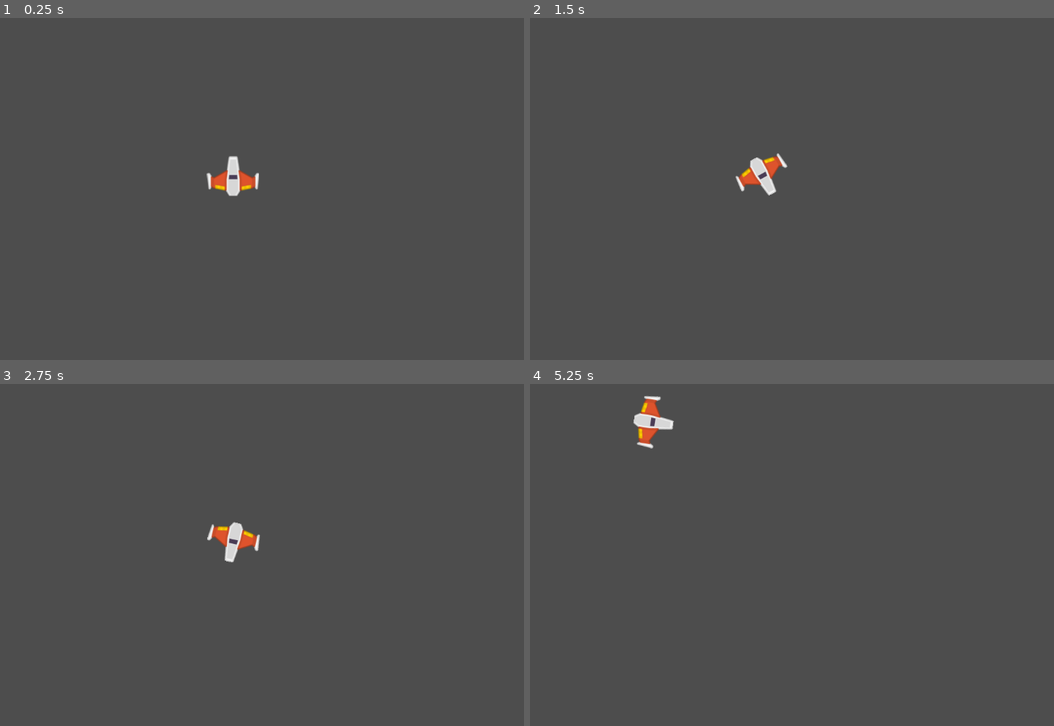
Above: before the commit, frames 1-4 (two rows, left to right).
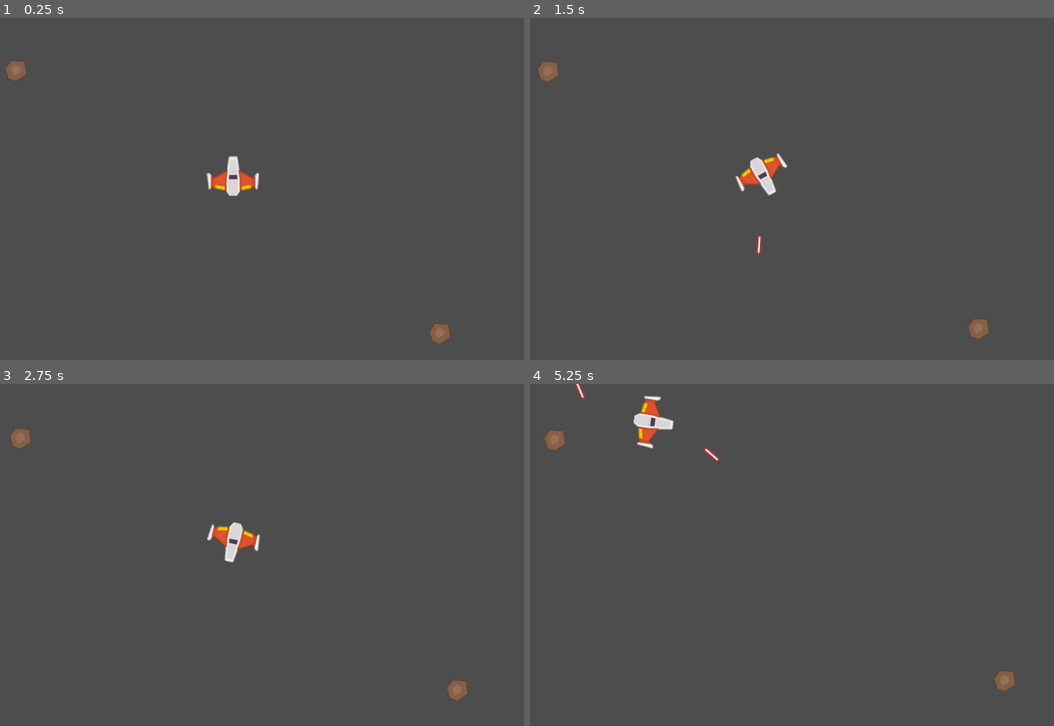
Above: after the commit, the same moments.

Repository: Clefarm/Space-Shooter
Game: Godot game, scene res://game.tscn
The game is run twice, just before and just after one commit, with the same random seed, the same clock (stepped at 60 frames per second) and the same inputs.
Inputs:
- Up to frame 1 (0.25 s): no input
- Up to frame 2 (1.5 s): tap Enter at 0.5 s; hold D (Right) 0.53-1.28 s; tap Space (Shoot) at 0.6, 1.35 s; hold A (Left) from 1.28 s (still down)
- Up to frame 3 (2.75 s): release A (Left) at 2.03 s; hold D (Right) from 2.03 s (still down); tap Space (Shoot) at 2.1 s
- Up to frame 4 (5.25 s): release D (Right) at 2.78 s; hold W (Forward) 2.78-3.53 s; tap Space (Shoot) every 0.75 s from 2.85 to 5.1 s; hold A (Left) from 3.53 s (still down)

The runs differ from the first frame. In frame 1, 0.4% of the frame differs, in the area x 1-87%, y 12-96%; in frame 2, 0.4%; in frame 3, 0.4%; in frame 4, 0.5%, in the area x 2-93%, y 0-90%.

Commit message:
Completes part 2

Diff:
--- /dev/null
+++ b/Asteroid/Asteroid.gd
@@ -0,0 +1,12 @@
+extends CharacterBody2D
+
+var initial_speed = 100
+
+func _ready():
+	velocity = Vector2(0,initial_speed*randf()).rotated(2*PI*randf())
+
+
+func _physics_process(_delta):
+	move_and_slide()
+	position.x = wrapf(position.x, 0, 1152)
+	position.y = wrapf(position.y, 0, 648)
--- /dev/null
+++ b/Asteroid/asteroid.tscn
@@ -0,0 +1,13 @@
+[gd_scene load_steps=3 format=3 uid="uid://dj4tc0fsq0r5n"]
+
+[ext_resource type="Script" path="res://Asteroid/Asteroid.gd" id="1_d1tdp"]
+[ext_resource type="Texture2D" uid="uid://bwsllbdl0x627" path="res://Assets/kenney_space-shooter-redux/PNG/Meteors/meteorBrown_med1.png" id="2_kpgy3"]
+
+[node name="Asteroid" type="CharacterBody2D"]
+script = ExtResource("1_d1tdp")
+
+[node name="Sprite2D" type="Sprite2D" parent="."]
+texture = ExtResource("2_kpgy3")
+
+[node name="CollisionPolygon2D" type="CollisionPolygon2D" parent="."]
+polygon = PackedVector2Array(21.5, -17.5, 21.5, 12.5, 8, 21.5, -12.2, 21.5, -16.5, 19.9, -16.5, 18, -21.5, 8.7, -21.5, -10.5, -13.5, -21.2, 19.5, -21.5)
--- /dev/null
+++ b/Player/Bullet.gd
@@ -0,0 +1,24 @@
+extends Area2D
+
+
+var speed = 10.0
+var damage = 1.0
+var velocity = Vector2.ZERO
+
+
+
+func _ready():
+	velocity = Vector2(0,-speed).rotated(rotation)
+
+
+
+func _physics_process(_delta):
+	position = position + velocity
+
+
+func _on_body_entered(_body):
+	queue_free()
+
+
+func _on_timer_timeout():
+	queue_free()
--- a/Player/Player.gd
+++ b/Player/Player.gd
@@ -4,17 +4,35 @@
 var speed = 5
 var max_speed = 400
 var rotate_speed = 0.08
+var nose = Vector2(0,-60)
+var Bullet = load("res://Player/bullet.tscn")
 
-
-func _physics_process(delta):
+func get_input():
+	var to_return = Vector2.ZERO
+	$Exhaust.hide()
+	if Input.is_action_pressed("Forward"):
+		to_return += Vector2(0,-1)
+		$Exhaust.show()
 	if Input.is_action_pressed("Left"):
 		rotation -= rotate_speed
 	if Input.is_action_pressed("Right"):
 		rotation += rotate_speed
-	if Input.is_action_pressed("Forward"):
-		velocity += Vector2(0,-speed).rotated(rotation)
+	return to_return.rotated(rotation)
+
+func _physics_process(_delta):
+	velocity += get_input()*speed
+	velocity = velocity.normalized() * clamp(velocity.length(), 0, max_speed)
 
 	position.x = wrapf(position.x, 0, 1152)
 	position.y = wrapf(position.y, 0, 648)
 	velocity = velocity.normalized() * clamp(velocity.length(), 0, max_speed)
+
 	move_and_slide()
+
+	if Input.is_action_just_pressed("Shoot"):
+		var bullet = Bullet.instantiate()
+		bullet.position = position + nose .rotated(rotation)
+		bullet.rotation = rotation
+		var Effects = get_node_or_null("/root/Game/Effects")
+		if Effects != null:
+			Effects.add_child(bullet)
--- /dev/null
+++ b/Player/bullet.tscn
@@ -0,0 +1,24 @@
+[gd_scene load_steps=4 format=3 uid="uid://c6xn8wd7kh4de"]
+
+[ext_resource type="Script" path="res://Player/Bullet.gd" id="1_0l36g"]
+[ext_resource type="Texture2D" uid="uid://kbqvhjox2rx8" path="res://Assets/kenney_space-shooter-redux/PNG/Lasers/laserRed05.png" id="2_1335m"]
+
+[sub_resource type="CircleShape2D" id="CircleShape2D_ur6ll"]
+radius = 12.0
+
+[node name="Bullet" type="Area2D"]
+script = ExtResource("1_0l36g")
+
+[node name="Sprite2D" type="Sprite2D" parent="."]
+texture = ExtResource("2_1335m")
+
+[node name="CollisionShape2D" type="CollisionShape2D" parent="."]
+shape = SubResource("CircleShape2D_ur6ll")
+
+[node name="Timer" type="Timer" parent="."]
+wait_time = 2.0
+one_shot = true
+autostart = true
+
+[connection signal="body_entered" from="." to="." method="_on_body_entered"]
+[connection signal="timeout" from="Timer" to="." method="_on_timer_timeout"]
--- /dev/null
+++ b/Player/player.tscn
@@ -0,0 +1,21 @@
+[gd_scene load_steps=4 format=3 uid="uid://dtv4x0p1veudh"]
+
+[ext_resource type="Script" path="res://Player/Player.gd" id="1_jrw7k"]
+[ext_resource type="Texture2D" uid="uid://d4hos0mc23r33" path="res://Assets/kenney_space-shooter-redux/PNG/playerShip1_orange.png" id="2_65ff2"]
+[ext_resource type="Texture2D" uid="uid://1jscf1ajfu2p" path="res://Assets/kenney_space-shooter-redux/PNG/Effects/fire16.png" id="3_sxxb5"]
+
+[node name="Player" type="CharacterBody2D"]
+position = Vector2(512, 300)
+script = ExtResource("1_jrw7k")
+metadata/_edit_group_ = true
+
+[node name="Sprite2D" type="Sprite2D" parent="."]
+texture = ExtResource("2_65ff2")
+
+[node name="CollisionPolygon2D" type="CollisionPolygon2D" parent="."]
+polygon = PackedVector2Array(12.5, -34.9, 16.2, -14.5, 17.1, -14.5, 35.8, -2.7, 42.6, -10.5, 49.3, -10.5, 49.5, 24.7, 46.6, 29.5, 42.7, 29.5, 39.7, 26.5, 16.4, 31.2, 11.9, 37.5, -12.2, 37.5, -18.4, 30.5, -22.8, 30.5, -39.8, 25.5, -45.2, 29.8, -47.5, 28.8, -47.5, 27.3, -49.5, 25.3, -49.5, -9.5, -48.9, -9.5, -41.5, -10.9, -41.5, -8.4, -35.9, -3.5, -17.5, -12.8, -12.5, -34.9, -12.5, -37.5, 12.5, -37.5)
+
+[node name="Exhaust" type="Sprite2D" parent="."]
+visible = false
+position = Vector2(0, 50)
+texture = ExtResource("3_sxxb5")
--- a/game.tscn
+++ b/game.tscn
@@ -1,17 +1,18 @@
 [gd_scene load_steps=3 format=3 uid="uid://tbwwy72rb7iq"]
 
-[ext_resource type="Texture2D" uid="uid://d4hos0mc23r33" path="res://Assets/kenney_space-shooter-redux/PNG/playerShip1_orange.png" id="1_dmxcp"]
-[ext_resource type="Script" path="res://Player/Player.gd" id="1_ikda8"]
+[ext_resource type="PackedScene" uid="uid://dtv4x0p1veudh" path="res://Player/player.tscn" id="1_7g3b0"]
+[ext_resource type="PackedScene" uid="uid://dj4tc0fsq0r5n" path="res://Asteroid/asteroid.tscn" id="2_sy77h"]
 
 [node name="Game" type="Node2D"]
 
-[node name="Player" type="CharacterBody2D" parent="."]
-position = Vector2(512, 300)
-script = ExtResource("1_ikda8")
-metadata/_edit_group_ = true
+[node name="Player" parent="." instance=ExtResource("1_7g3b0")]
 
-[node name="Sprite2D" type="Sprite2D" parent="Player"]
-texture = ExtResource("1_dmxcp")
+[node name="Asteroid_Container" type="Node2D" parent="."]
 
-[node name="CollisionPolygon2D" type="CollisionPolygon2D" parent="Player"]
-polygon = PackedVector2Array(12.5, -34.9, 16.2, -14.5, 17.1, -14.5, 35.8, -2.7, 42.6, -10.5, 49.3, -10.5, 49.5, 24.7, 46.6, 29.5, 42.7, 29.5, 39.7, 26.5, 16.4, 31.2, 11.9, 37.5, -12.2, 37.5, -18.4, 30.5, -22.8, 30.5, -39.8, 25.5, -45.2, 29.8, -47.5, 28.8, -47.5, 27.3, -49.5, 25.3, -49.5, -9.5, -48.9, -9.5, -41.5, -10.9, -41.5, -8.4, -35.9, -3.5, -17.5, -12.8, -12.5, -34.9, -12.5, -37.5, 12.5, -37.5)
+[node name="Asteroid" parent="Asteroid_Container" instance=ExtResource("2_sy77h")]
+position = Vector2(100, 100)
+
+[node name="Asteroid2" parent="Asteroid_Container" instance=ExtResource("2_sy77h")]
+position = Vector2(900, 600)
+
+[node name="Effects" type="Node2D" parent="."]
--- a/global.gd
+++ b/global.gd
@@ -1,7 +1,9 @@
 extends Node
 
+func _ready():
+	randomize()
 
 
-func _process(delta):
+func _process(_delta):
 	if Input.is_action_pressed("Quit"):
 		get_tree().quit()
